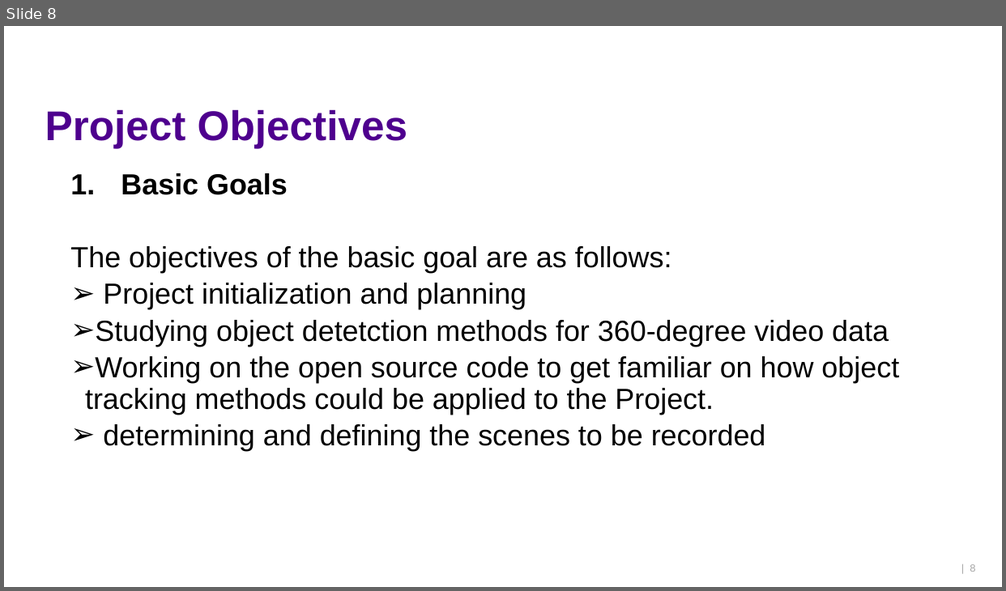
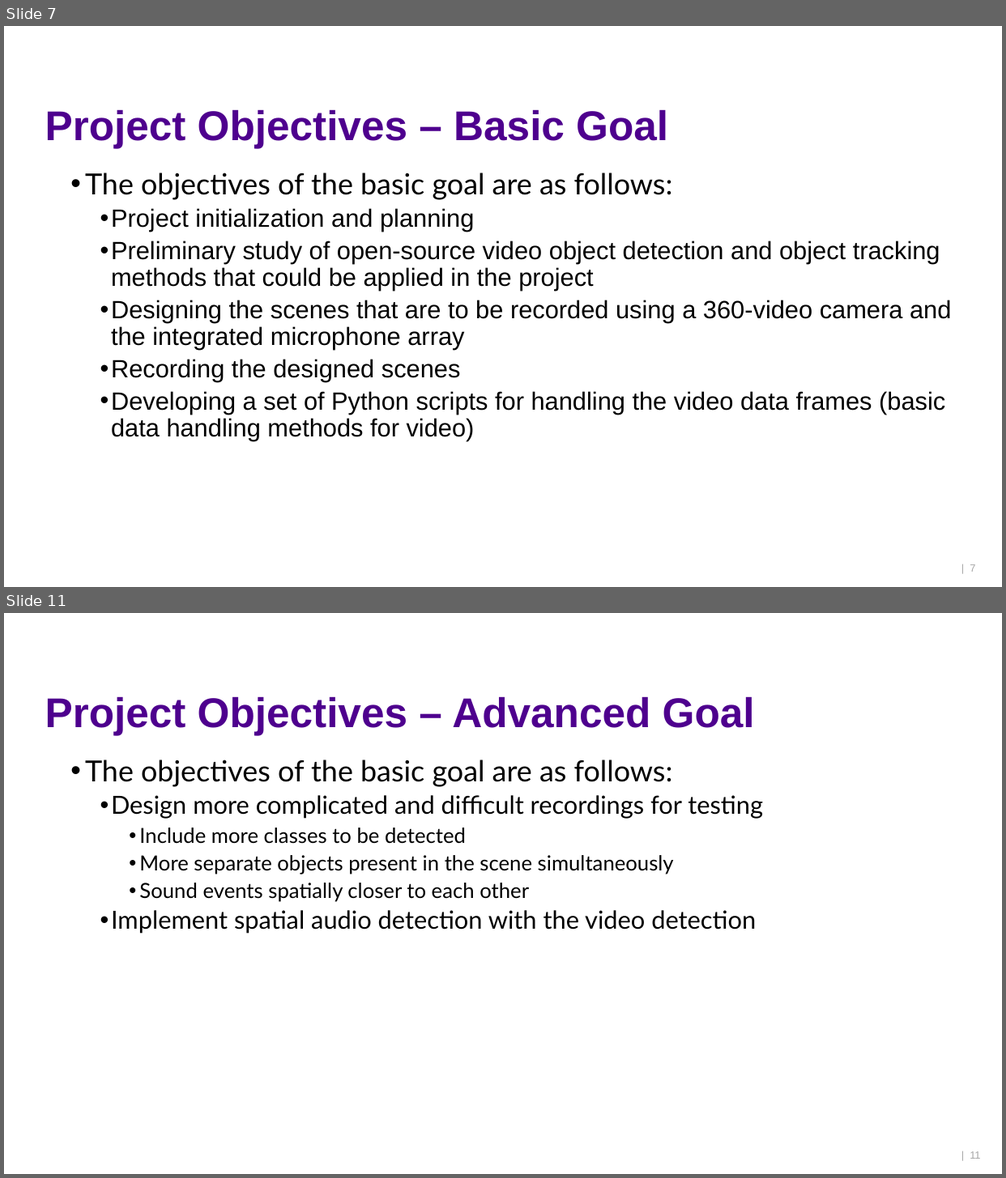
Before and after one commit to ktlhtn/AutoSTAnnot, a slide deck: Power point files/Project plan report.pptx. Shown one above the other, each under a label of ours: slide 8 before the commit, slides 7 and 11 after it; the slides between them are not shown. The pictures are 1006x591 and 1006x1178 pixels, drawn with LibreOffice and Linux fonts; fonts in the diff are those of the drawing; background and template pictures are left out. Boxes give left, top, right and bottom in pixels: in the first picture for what was removed or moved away, otherwise in the second. Text is boxed around its words. In the diff, an @@ line names an element or a change of style, - is before the commit and + after.

```diff
--- a/Power point files/Project plan report.pptx
+++ b/Power point files/Project plan report.pptx
@@ slide 11 added at <box>4,613,1002,1174</box>, background #FFFFFF @@
@@ title added at <box>45,696,755,735</box>, 40 pt, text #4E008E, bold @@
+Project Objectives – Advanced Goal
@@ text added at <box>85,760,763,934</box>, 20 pt, text #000000 @@
+  • The objectives of the basic goal are as follows:
+    • Design more complicated and difficult recordings for testing
+      • Include more classes to be detected
+      • More separate objects present in the scene simultaneously
+      • Sound events spatially closer to each other
+    • Implement spatial audio detection with the video detection
@@ page number added at <box>970,1152,980,1159</box>, 10 pt, text #A6A6A6 @@
+| 11
@@ what was slide 8 is now slide 7 @@
@@ slide 7 changed as well @@
@@ title at <box>45,109,668,148</box>: text changed @@
-Project Objectives
+Project Objectives – Basic Goal
@@ text at <box>85,173,673,232</box>: font Arial to Lato in "The objectives of the basic goal are ..."; size 28 to 24 pt in "Project initialization and planning"; bullet none to •; bullet ➢ to •; list level 2 to 3 in "Project initialization and planning" @@
@@ text at <box>121,173,288,195</box>: paragraph removed @@
-  1. Basic Goals
@@ text at <box>111,241,951,441</box>: text changed; size 28 to 24 pt @@
-  ➢ Studying object detetction methods for 360-degree video data
-  ➢ Working on the open source code to get familiar on how object tracking methods could be applied to the Project.
-  ➢ determining and defining the scenes to be recorded
+    • Preliminary study of open-source video object detection and object tracking methods that could be applied in the project
+    • Designing the scenes that are to be recorded using a 360-video camera and the integrated microphone array
+    • Recording the designed scenes
+    • Developing a set of Python scripts for handling the video data frames (basic data handling methods for video)
@@ page number at <box>970,565,975,572</box>: text changed @@
-| 8
+| 7
```
Also in this commit, not shown: 8 other slides changed, 7 other slides added, 1 slide removed, 2 other files.
